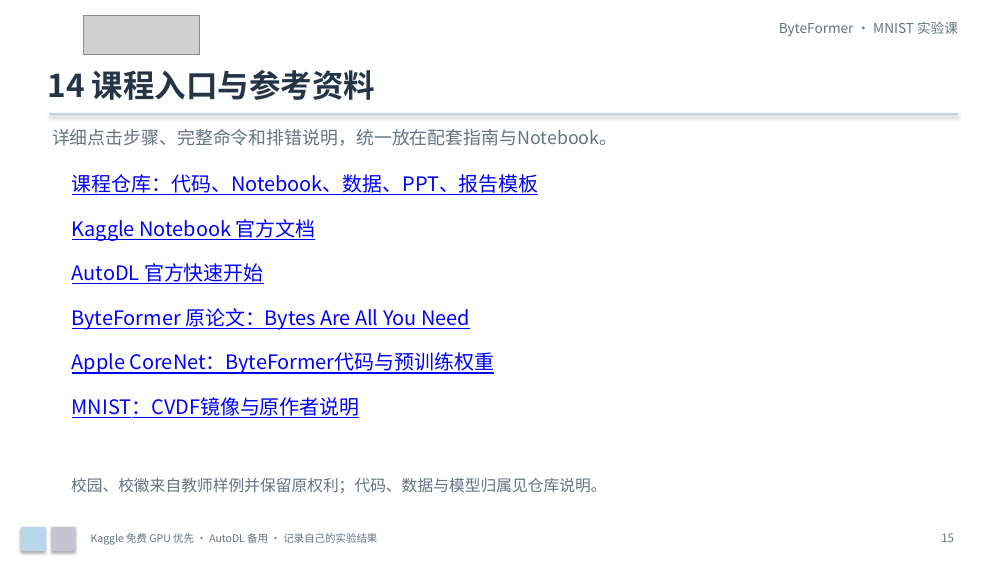
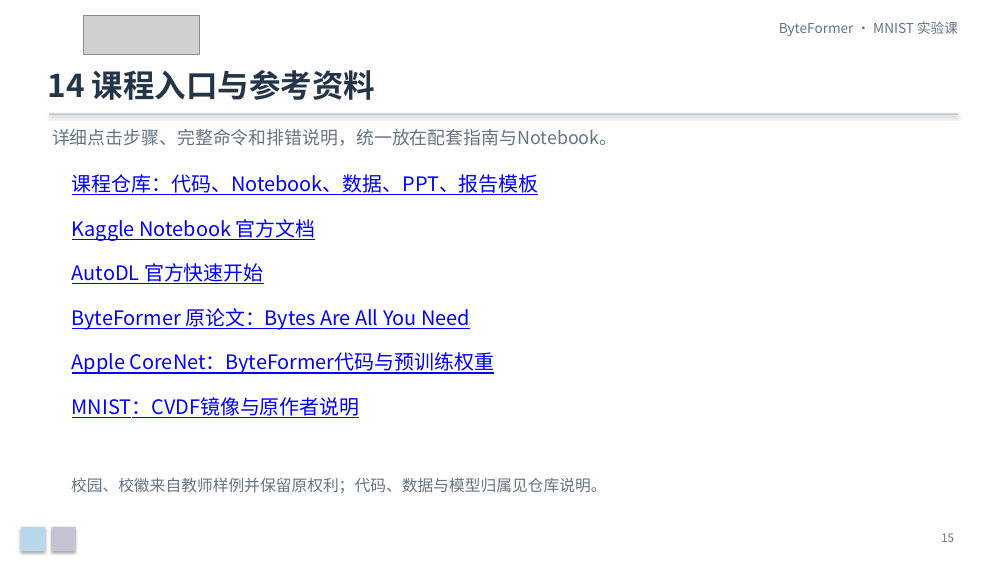
Before and after one commit to Franklin-L/byteformer-mnist-course, a slide deck: slide 15 of docs/ByteFormer_MNIST_零基础实验课.pptx. Drawn at 1008x567 pixels with LibreOffice and Linux fonts; fonts in the diff are those of the drawing; grey boxes stand for pictures. Boxes give left, top, right and bottom in pixels: in the first picture for what was removed or moved away, otherwise in the second. Text is boxed around its words. In the diff, an @@ line names an element or a change of style, - is before the commit and + after.

```diff
--- a/docs/ByteFormer_MNIST_零基础实验课.pptx
+++ b/docs/ByteFormer_MNIST_零基础实验课.pptx
@@ text removed at (91,533,377,545) @@
-Kaggle 免费 GPU 优先 · AutoDL 备用 · 记录自己的实验结果
```
Also in this commit, not shown: 13 other slides changed, 7 other files.
